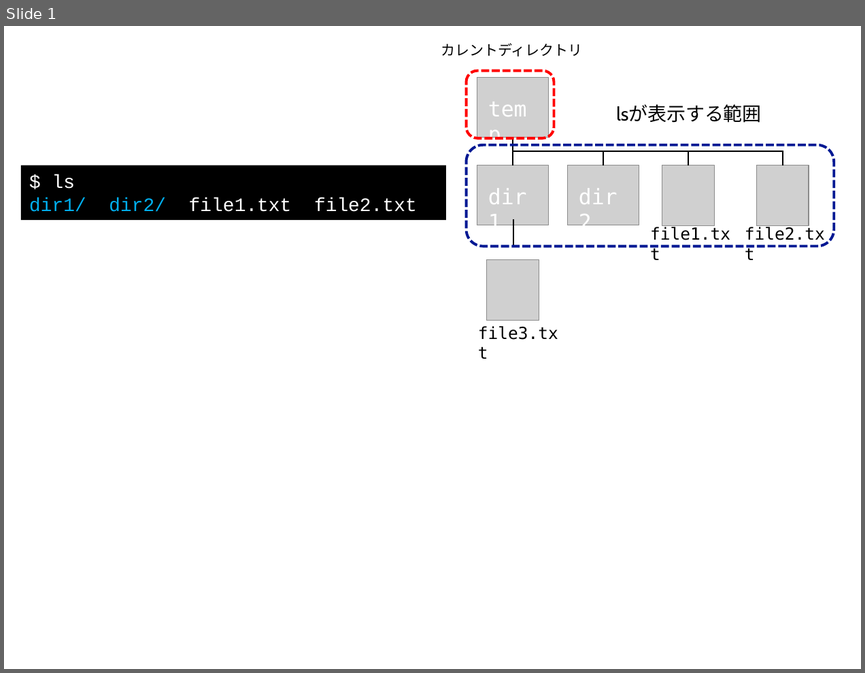
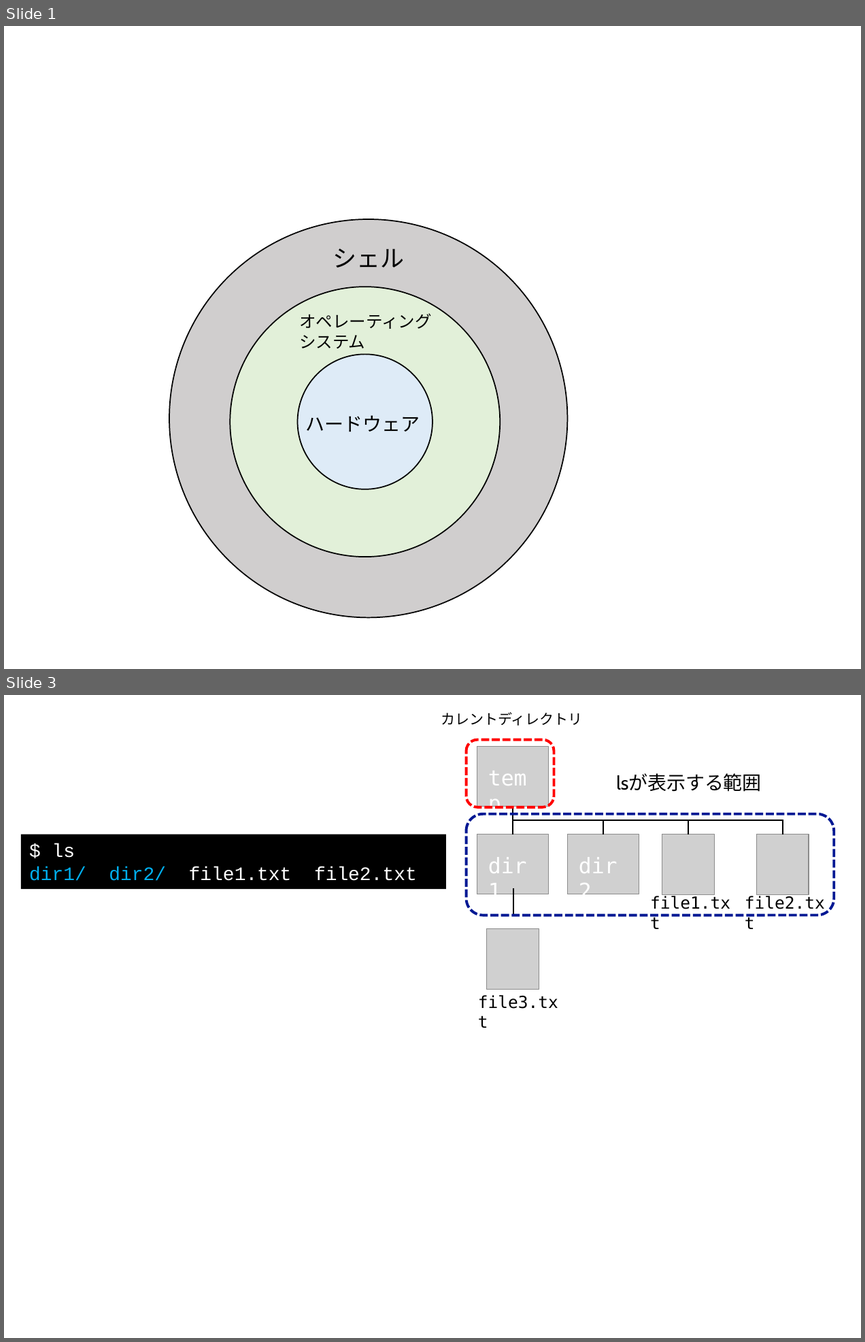
Before and after one commit to kaityo256/github, a slide deck: command/fig/fig.pptx. Shown one above the other, each under a label of ours: slide 1 before the commit, slides 1 and 3 after it; the slides between them are not shown. The pictures are 865x673 and 865x1342 pixels, drawn with LibreOffice and Linux fonts; fonts in the diff are those of the drawing; grey boxes stand for pictures. Boxes give left, top, right and bottom in pixels: in the first picture for what was removed or moved away, otherwise in the second. Text is boxed around its words. In the diff, an @@ line names an element or a change of style, - is before the commit and + after.

```diff
--- a/command/fig/fig.pptx
+++ b/command/fig/fig.pptx
@@ slide 1 added at [4, 26, 861, 669], background #FFFFFF @@
@@ ellipse added at [169, 219, 568, 617], fill #D0CECE, outline #000000 1 pt @@
@@ text added at [333, 248, 405, 267], 20 pt, text #000000 @@
+シェル
@@ ellipse added at [230, 286, 500, 556], fill #E2F0D9, outline #000000 1 pt @@
@@ text added at [299, 313, 432, 348], 14 pt, text #000000 @@
+オペレーティング
+システム
@@ ellipse added at [298, 354, 432, 488], fill #DEEBF7, outline #000000 1 pt @@
@@ text added at [306, 415, 419, 432], 16 pt, text #000000 @@
+ハードウェア
@@ what was slide 1 is now slide 3 @@
```
Also in this commit, not shown: 1 other slide added, 2 other files.
